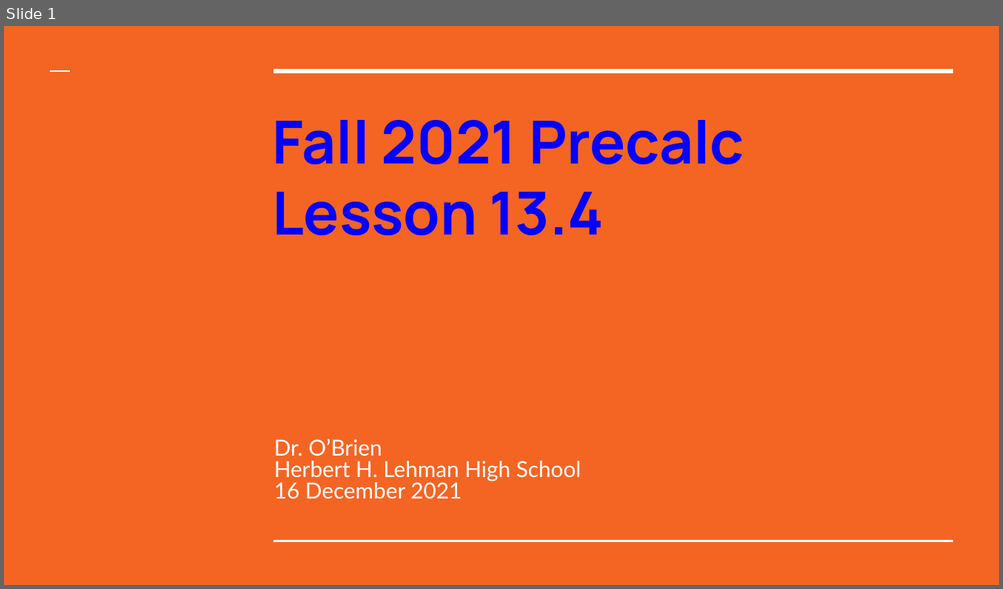
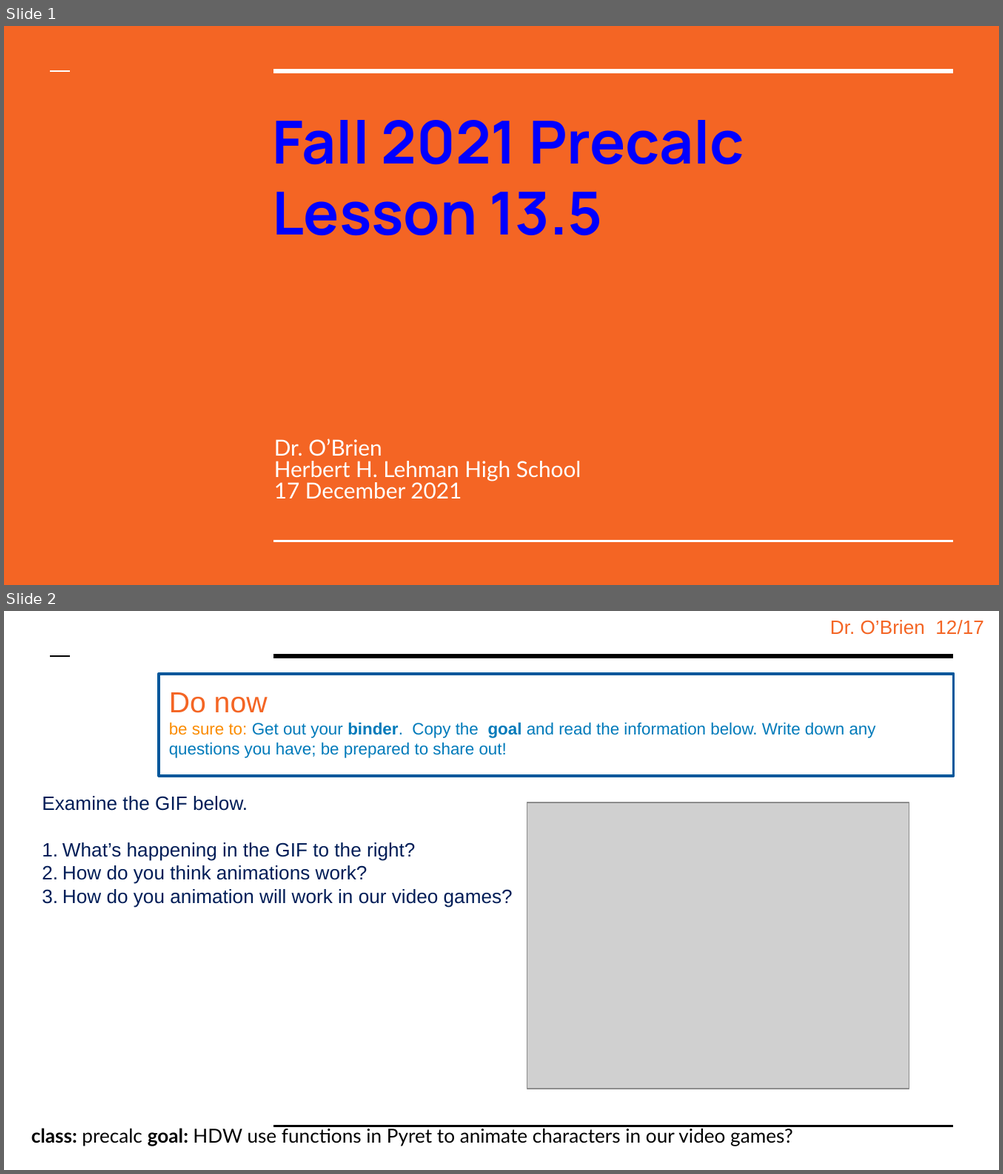
Before and after one commit to cobrien87/work, a slide deck: print/Precal_13_4.pptx. Shown one above the other, each under a label of ours: slide 1 before the commit, slides 1 and 2 after it. The pictures are 1003x589 and 1003x1174 pixels, drawn with LibreOffice and Linux fonts; fonts in the diff are those of the drawing; grey boxes stand for pictures; background and template pictures are left out. Boxes give left, top, right and bottom in pixels: in the first picture for what was removed or moved away, otherwise in the second. Text is boxed around its words. In the diff, an @@ line names an element or a change of style, - is before the commit and + after.

```diff
--- a/print/Precal_13_4.pptx
+++ b/print/Precal_13_4.pptx
@@ slide 2 added at bbox=[4, 611, 999, 1170], background #FFFFFF @@
@@ text added at bbox=[830, 620, 983, 635], 14 pt, text #F46524 @@
+Dr. O’Brien 12/17
@@ line added from (51, 655) to (71, 655), #000000 1.5 pt @@
@@ title added at bbox=[159, 674, 954, 776], fill #FFFFFF, outline #01579B 2 pt, 12 pt, text #007ABA @@
+Do now
+be sure to: Get out your binder. Copy the goal and read the information below. Write down any questions you have; be prepared to share out!
@@ line added from (273, 655) to (953, 655), #000000 3 pt @@
@@ text added at bbox=[42, 796, 512, 907], 14 pt, text #011D57 @@
+Examine the GIF below.
+1. What’s happening in the GIF to the right?
+2. How do you think animations work?
+3. How do you animation will work in our video games?
@@ picture added at bbox=[527, 803, 909, 1089] @@
@@ text added at bbox=[31, 1127, 793, 1147], 14 pt, text #000000 @@
+class: precalc goal: HDW use functions in Pyret to animate characters in our video games?
@@ line added from (273, 1126) to (953, 1126), #000000 1.5 pt @@
@@ slide 1 changed as well @@
@@ title at bbox=[272, 192, 603, 236]: text changed @@
-Lesson 13.4
+Lesson 13.5
@@ subtitle at bbox=[274, 483, 461, 499]: text changed @@
-16 December 2021
+17 December 2021
```
Also in this commit, not shown: 2 other slides changed, 2 other slides added, 5 slides removed, 14 other files.
